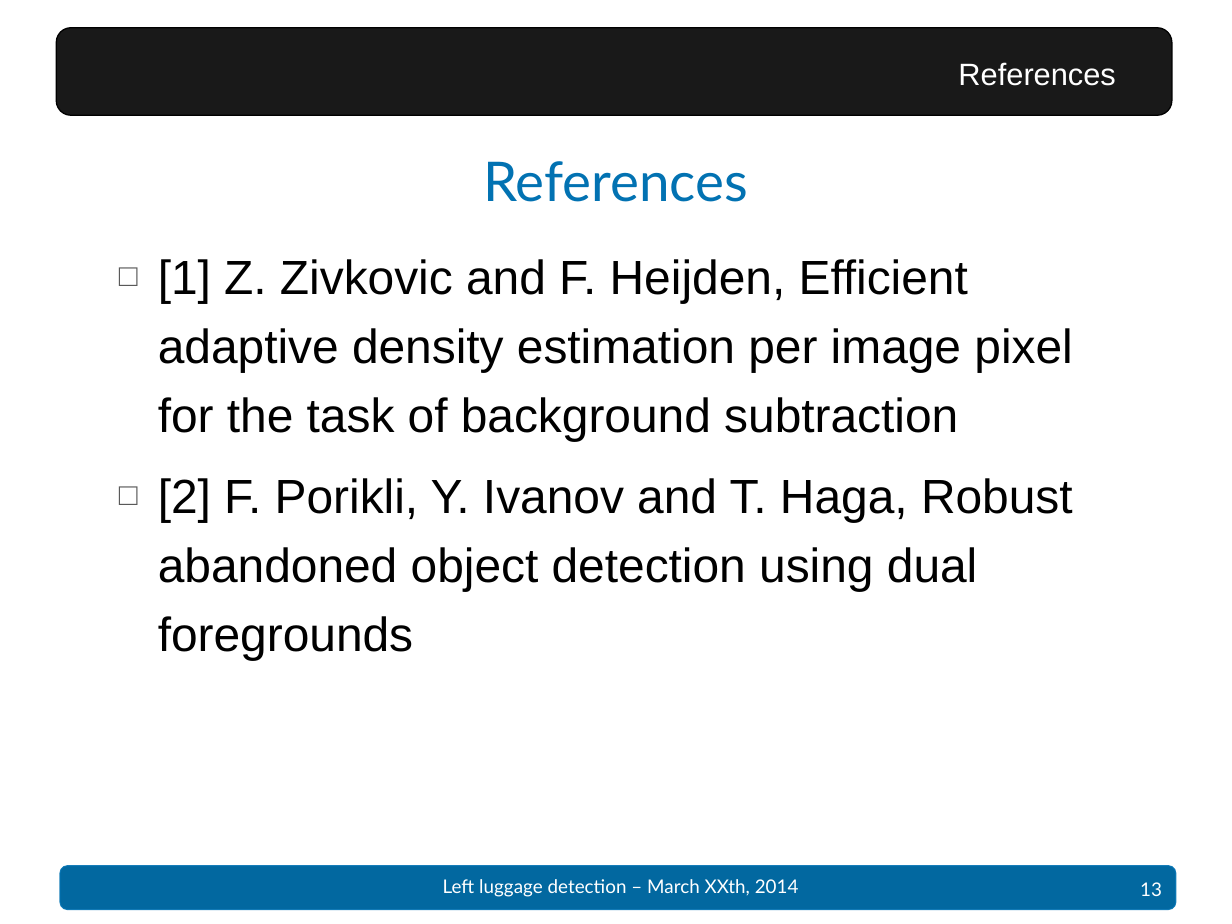
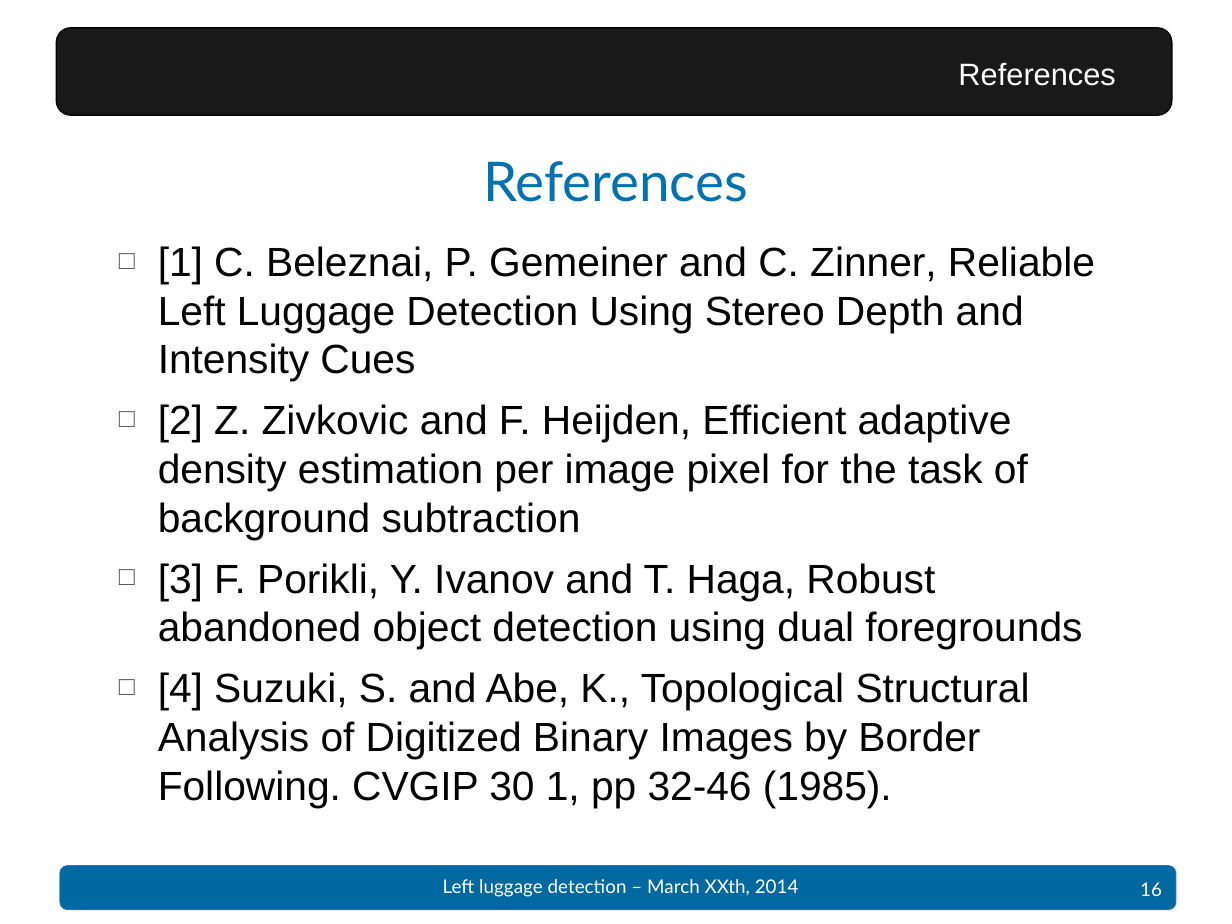
Before and after one commit to Dining-Engineers/left-luggage-detection, a slide deck: slide 16 of docs/Presentation - Left luggage detection.pptx (slide 13 before the commit). Drawn at 1232x924 pixels with LibreOffice and Linux fonts; fonts in the diff are those of the drawing; background and template pictures are left out. Boxes give left, top, right and bottom in pixels: in the first picture for what was removed or moved away, otherwise in the second. Text is boxed around its words. In the diff, an @@ line names an element or a change of style, - is before the commit and + after.

Commit message:
presentation

```diff
--- a/docs/Presentation - Left luggage detection.pptx
+++ b/docs/Presentation - Left luggage detection.pptx
@@ text at bbox=[158, 246, 1095, 808]: text changed; size 28 to 23.8 pt @@
-□ [1] Z. Zivkovic and F. Heijden, Efficient adaptive density estimation per image pixel for the task of background subtraction
-□ [2] F. Porikli, Y. Ivanov and T. Haga, Robust abandoned object detection using dual foregrounds
+□ [1] C. Beleznai, P. Gemeiner and C. Zinner, Reliable Left Luggage Detection Using Stereo Depth and Intensity Cues
+□ [2] Z. Zivkovic and F. Heijden, Efficient adaptive density estimation per image pixel for the task of background subtraction
+□ [3] F. Porikli, Y. Ivanov and T. Haga, Robust abandoned object detection using dual foregrounds
+□ [4] Suzuki, S. and Abe, K., Topological Structural Analysis of Digitized Binary Images by Border Following. CVGIP 30 1, pp 32-46 (1985).
@@ page number at bbox=[1140, 882, 1162, 896]: text changed @@
-13
+16
```
Also in this commit, not shown: 3 other slides changed, 4 slides added.
